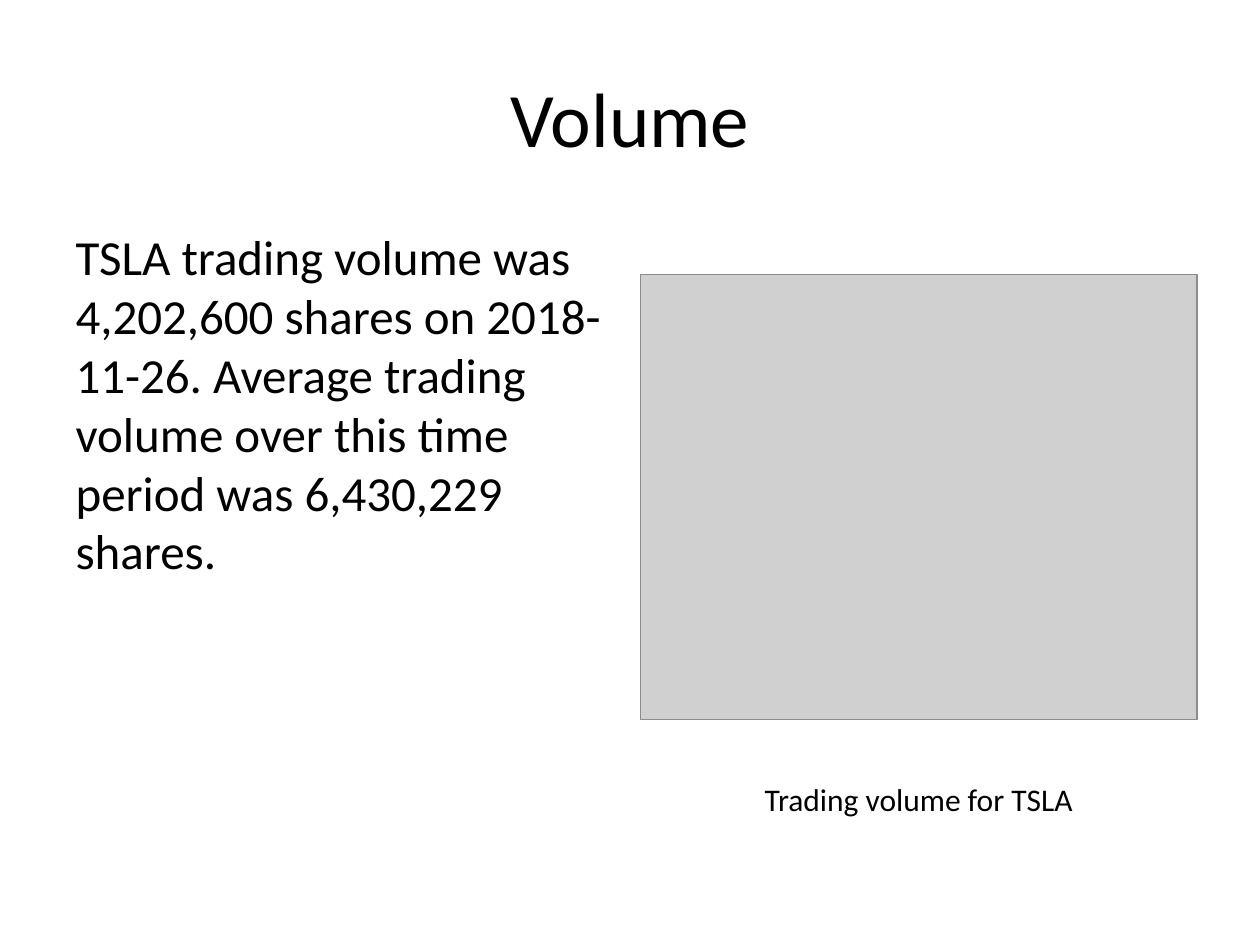
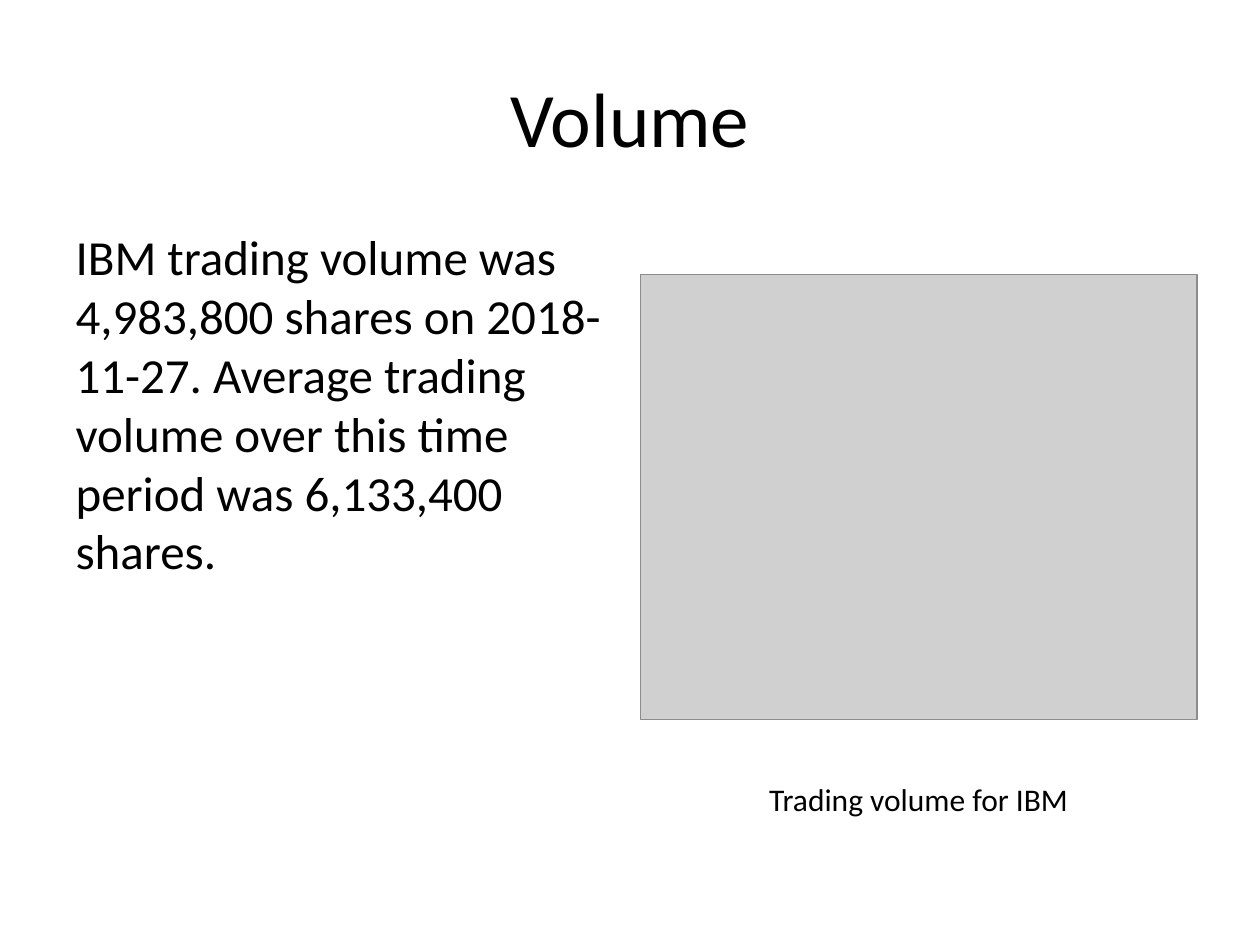
Before and after one commit to sol-eng/powerpoint, a slide deck: slide 6 of webinar/demos/stocks/stocks.pptx. Drawn at 1260x945 pixels with LibreOffice and Linux fonts; fonts in the diff are those of the drawing; grey boxes stand for pictures. Boxes give left, top, right and bottom in pixels: in the first picture for what was removed or moved away, otherwise in the second. Text is boxed around its words. In the diff, an @@ line names an element or a change of style, - is before the commit and + after.

```diff
--- a/webinar/demos/stocks/stocks.pptx
+++ b/webinar/demos/stocks/stocks.pptx
@@ text at bbox=[76, 241, 600, 570]: text changed @@
-TSLA trading volume was 4,202,600 shares on 2018-11-26. Average trading volume over this time period was 6,430,229 shares.
+IBM trading volume was 4,983,800 shares on 2018-11-27. Average trading volume over this time period was 6,133,400 shares.
@@ text at bbox=[769, 789, 1068, 817]: text changed @@
-Trading volume for TSLA
+Trading volume for IBM
```
Also in this commit, not shown: 4 other slides changed, 5 other files.
